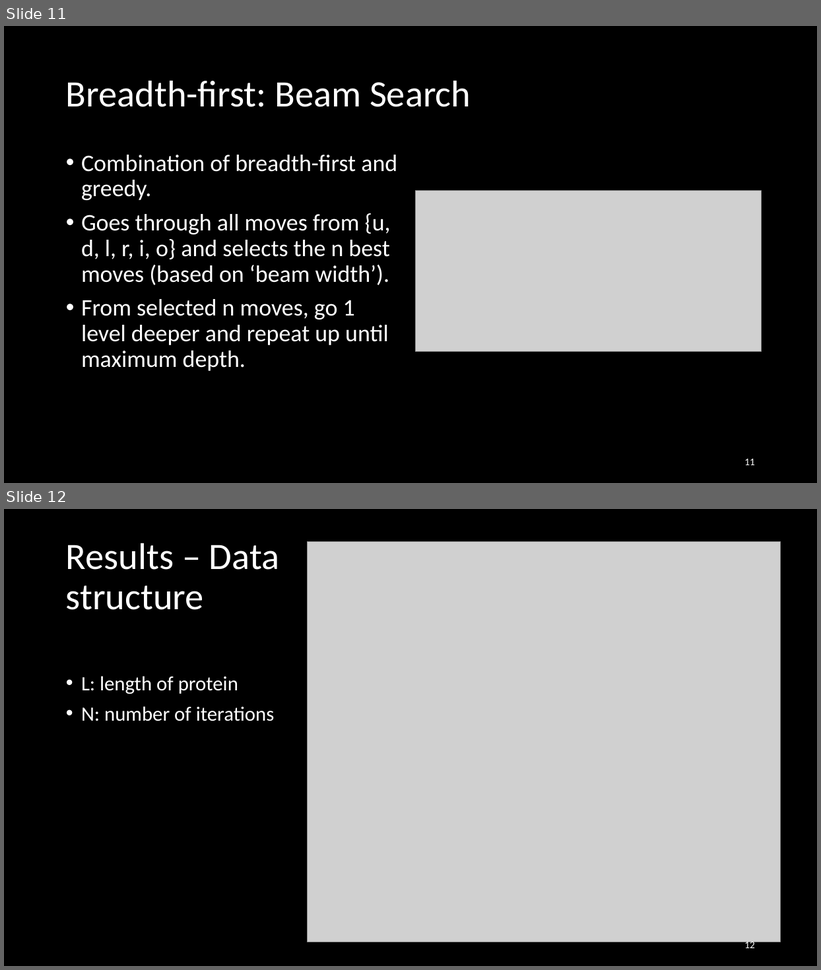
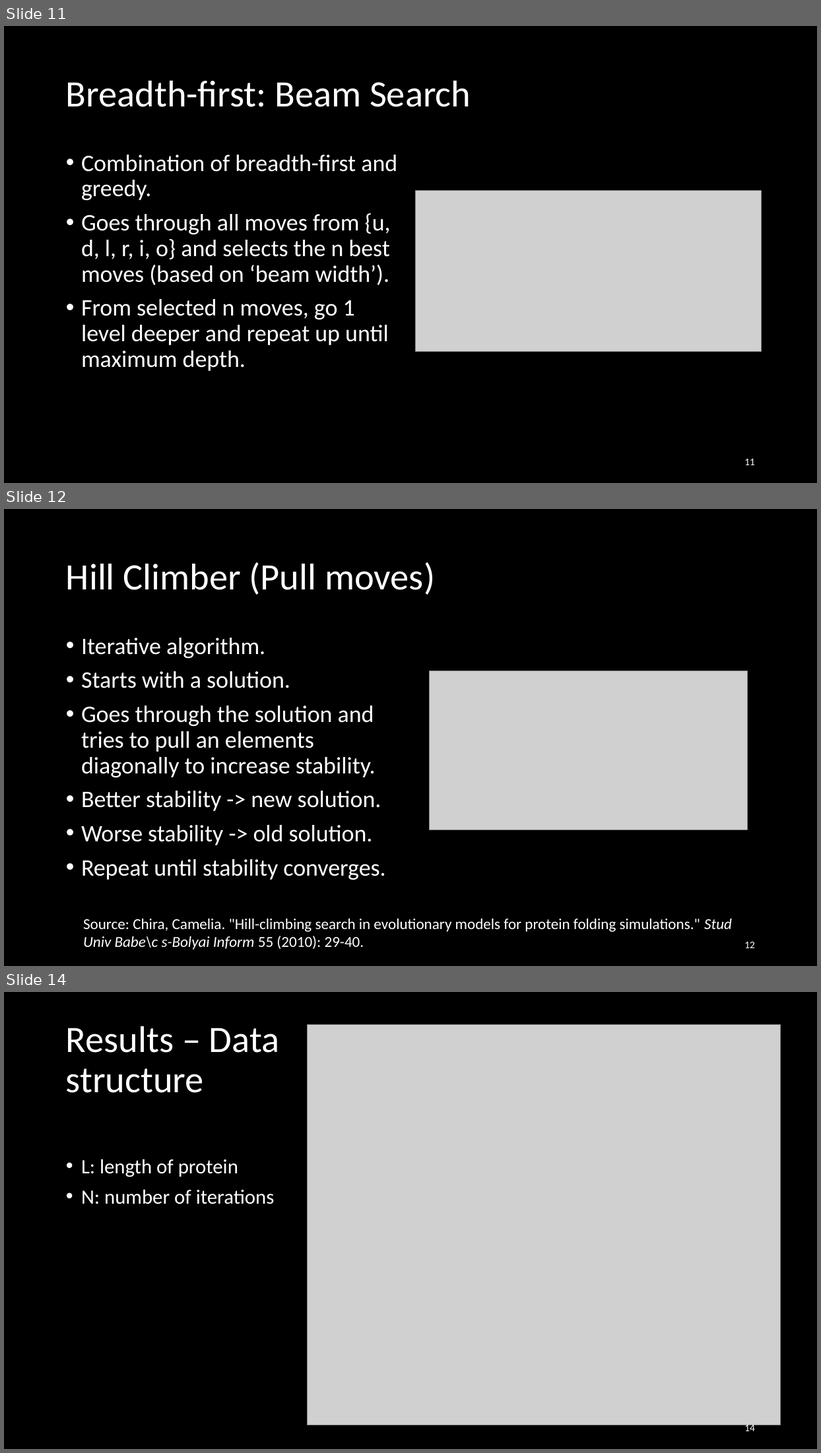
Before and after one commit to Loek21/Protein-Pow-d-er, a slide deck: Documentation/PPP, Week 2, Meeting 1.pptx. Shown one above the other, each under a label of ours: slides 11 and 12 before the commit, slides 11, 12 and 14 after it; the slides between them are not shown. The pictures are 821x970 and 821x1453 pixels, drawn with LibreOffice and Linux fonts; fonts in the diff are those of the drawing; grey boxes stand for pictures. Boxes give left, top, right and bottom in pixels: in the first picture for what was removed or moved away, otherwise in the second. Text is boxed around its words. In the diff, an @@ line names an element or a change of style, - is before the commit and + after.

```diff
--- a/Documentation/PPP, Week 2, Meeting 1.pptx
+++ b/Documentation/PPP, Week 2, Meeting 1.pptx
@@ slide 12 added at (4,509,817,966), background #000000 @@
@@ title added at (66,562,435,595), 44 pt, text #FFFFFF @@
+Hill Climber (Pull moves)
@@ text added at (81,638,385,880), 28 pt, text #FFFFFF @@
+• Iterative algorithm.
+• Starts with a solution.
+• Goes through the solution and tries to pull an elements diagonally to increase stability.
+• Better stability -> new solution.
+• Worse stability -> old solution.
+• Repeat until stability converges.
@@ picture added at (430,671,748,830) @@
@@ text added at (83,919,732,950), 18 pt, text #FFFFFF @@
+Source: Chira, Camelia. "Hill-climbing search in evolutionary models for protein folding simulations." Stud Univ Babe\c s-Bolyai Inform 55 (2010): 29-40.
@@ page number added at (745,942,755,949), 12 pt, text #FFFFFF @@
+12
@@ what was slide 12 is now slide 14 @@
@@ page number at (745,1423,755,1432): text changed @@
-12
+14
```
Also in this commit, not shown: 1 slide changed, 1 other slide added.
